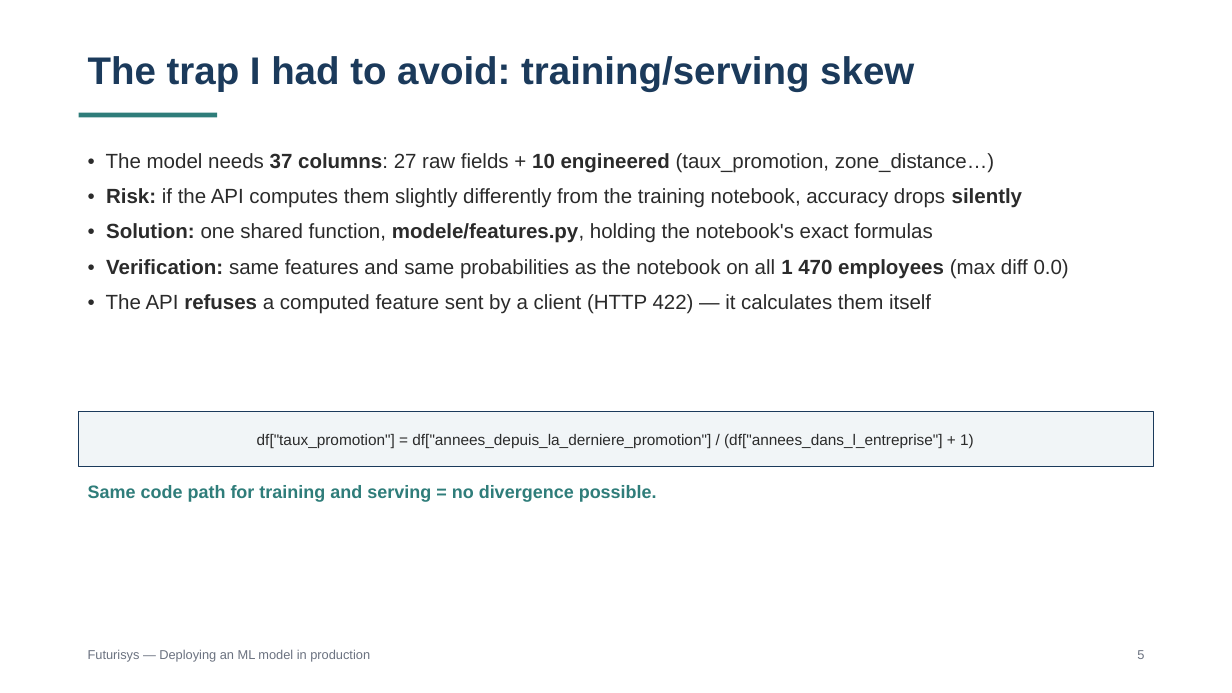
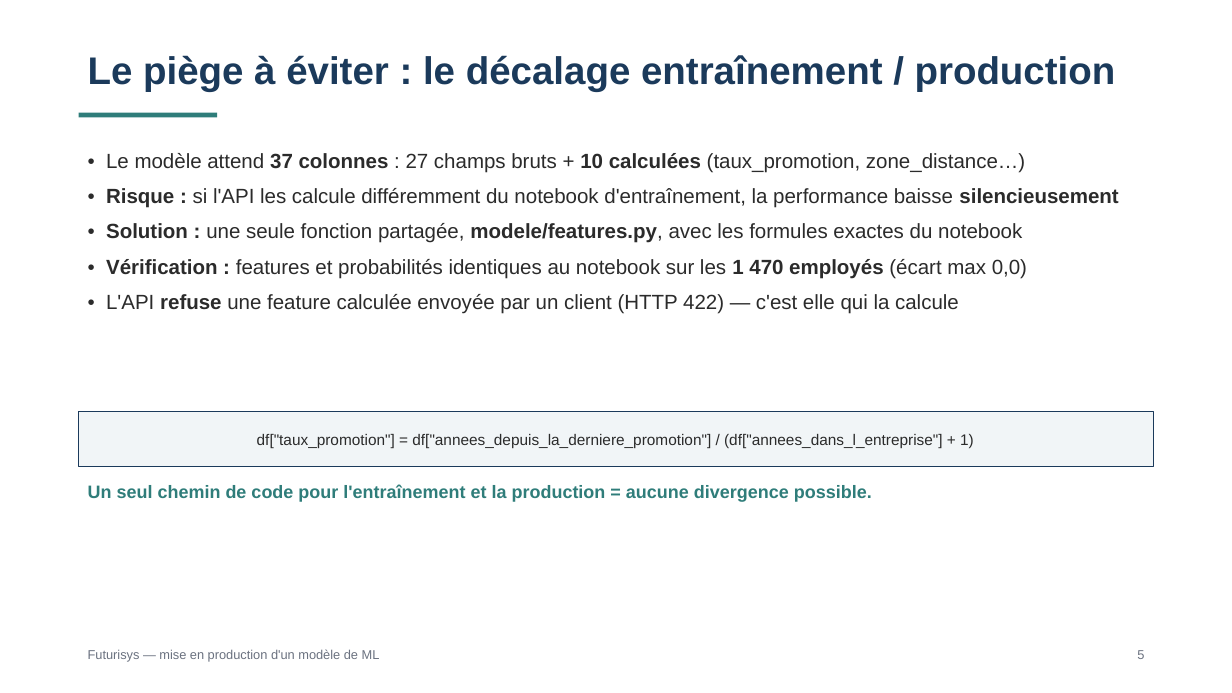
Before and after one commit to ankim21/Projet5_DEPLOYMENTML, a slide deck: slide 6 of docs/presentation_futurisys.pptx. Drawn at 1232x693 pixels with LibreOffice and Linux fonts; fonts in the diff are those of the drawing. Boxes give left, top, right and bottom in pixels: in the first picture for what was removed or moved away, otherwise in the second. Text is boxed around its words. In the diff, an @@ line names an element or a change of style, - is before the commit and + after.

```diff
--- a/docs/presentation_futurisys.pptx
+++ b/docs/presentation_futurisys.pptx
@@ text at [88, 55, 1116, 92]: text changed @@
-The trap I had to avoid: training/serving skew
+Le piège à éviter : le décalage entraînement / production
@@ text at [106, 153, 1118, 314]: text changed @@
-• The model needs 37 columns: 27 raw fields + 10 engineered (taux_promotion, zone_distance…)
-• Risk: if the API computes them slightly differently from the training notebook, accuracy drops silently
-• Solution: one shared function, modele/features.py, holding the notebook's exact formulas
-• Verification: same features and same probabilities as the notebook on all 1 470 employees (max diff 0.0)
-• The API refuses a computed feature sent by a client (HTTP 422) — it calculates them itself
+• Le modèle attend 37 colonnes : 27 champs bruts + 10 calculées (taux_promotion, zone_distance…)
+• Risque : si l'API les calcule différemment du notebook d'entraînement, la performance baisse silencieusement
+• Solution : une seule fonction partagée, modele/features.py, avec les formules exactes du notebook
+• Vérification : features et probabilités identiques au notebook sur les 1 470 employés (écart max 0,0)
+• L'API refuse une feature calculée envoyée par un client (HTTP 422) — c'est elle qui la calcule
@@ text at [88, 484, 872, 502]: text changed @@
-Same code path for training and serving = no divergence possible.
+Un seul chemin de code pour l'entraînement et la production = aucune divergence possible.
@@ text at [88, 649, 380, 662]: text changed @@
-Futurisys — Deploying an ML model in production
+Futurisys — mise en production d'un modèle de ML
```
Also in this commit, not shown: 15 other slides changed, 2 slides added, 2 slides removed.
